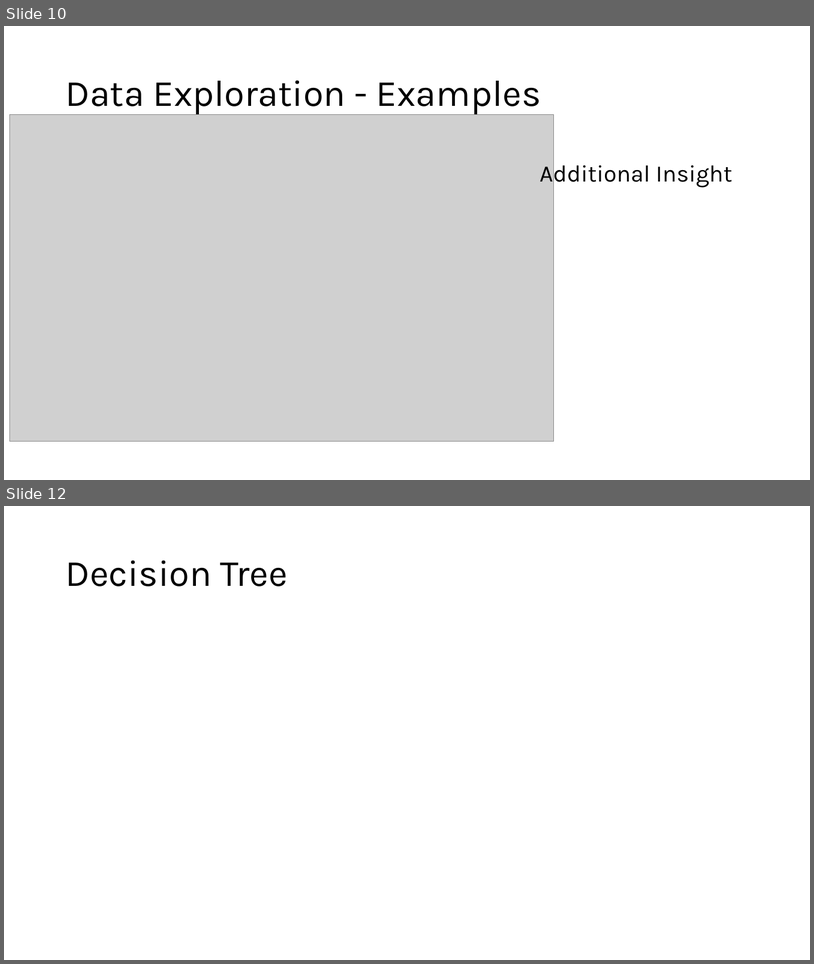
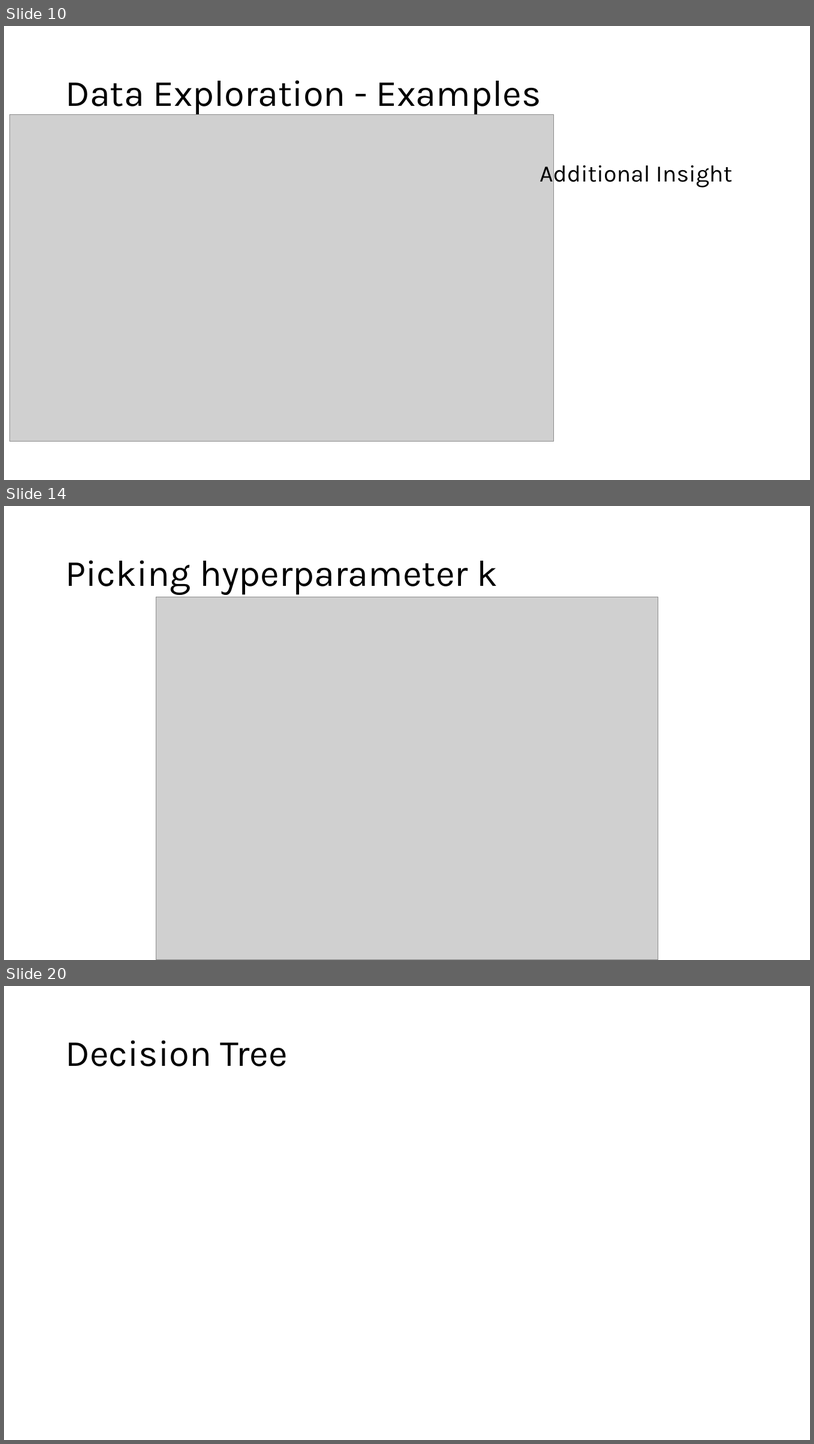
Before and after one commit to mimiep/DSML-LifeExp, a slide deck: FinalPresentation_LE.pptx. Shown one above the other, each under a label of ours: slides 10 and 12 before the commit, slides 10, 14 and 20 after it; the slides between them are not shown. The pictures are 814x964 and 814x1444 pixels, drawn with LibreOffice and Linux fonts; fonts in the diff are those of the drawing; grey boxes stand for pictures. Boxes give left, top, right and bottom in pixels: in the first picture for what was removed or moved away, otherwise in the second. Text is boxed around its words. In the diff, an @@ line names an element or a change of style, - is before the commit and + after.

```diff
--- a/FinalPresentation_LE.pptx
+++ b/FinalPresentation_LE.pptx
@@ slide 14 added at [4,506,810,960], background #FFFFFF @@
@@ title added at [65,560,498,595], 44 pt, text #000000 @@
+Picking hyperparameter k
@@ picture added at [156,597,659,960] @@
@@ what was slide 12 is now slide 20 @@
```
Also in this commit, not shown: 3 slides changed, 6 other slides added, 1 other file.
